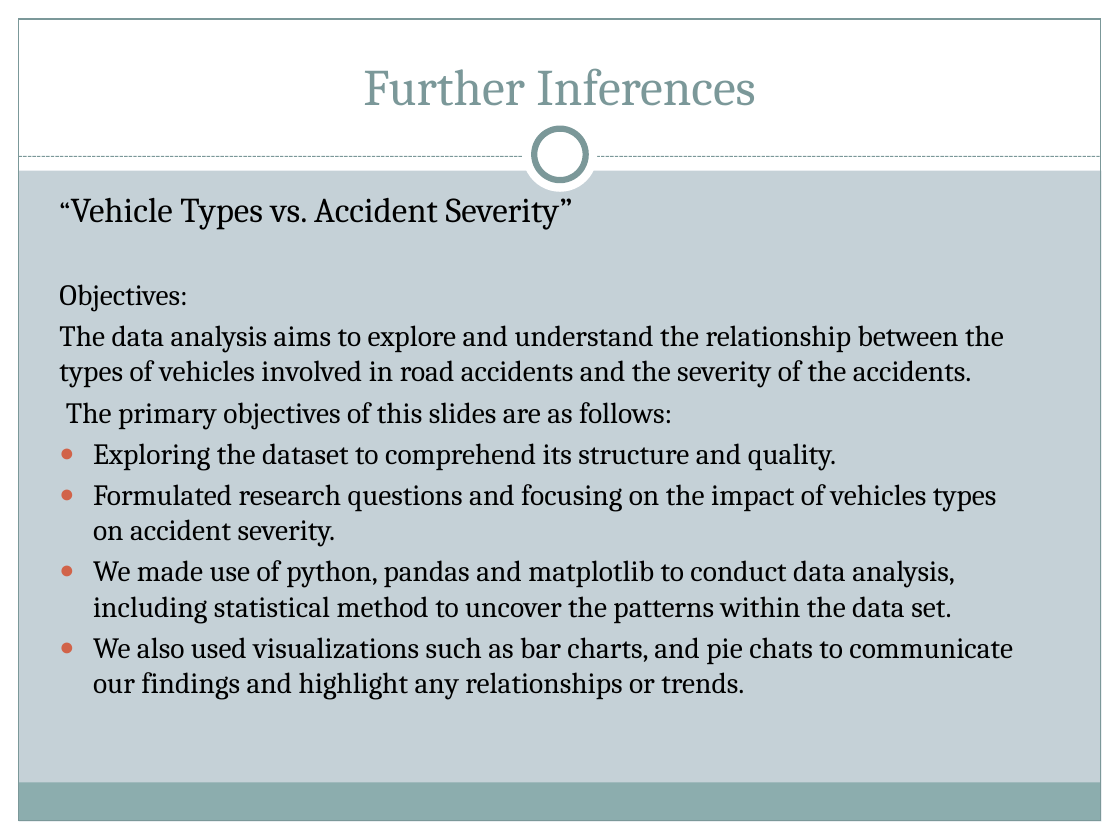
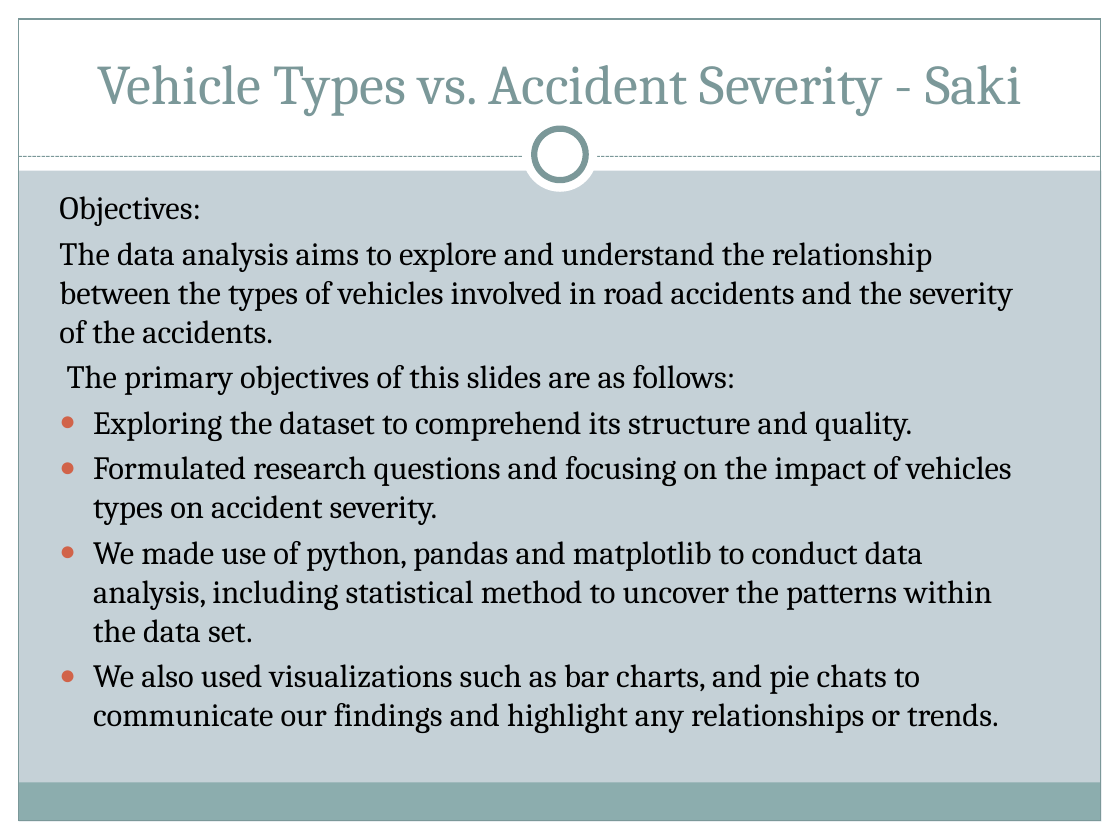
Before and after one commit to HabibR101/Project_1, a slide deck: slide 19 of Car Accidents Data Analysis.pptx. Drawn at 1120x840 pixels with LibreOffice and Linux fonts; fonts in the diff are those of the drawing. Boxes give left, top, right and bottom in pixels: in the first picture for what was removed or moved away, otherwise in the second. Text is boxed around its words. In the diff, an @@ line names an element or a change of style, - is before the commit and + after.

```diff
--- a/Car Accidents Data Analysis.pptx
+++ b/Car Accidents Data Analysis.pptx
@@ title at <box>97,65,1022,116</box>: text changed; size 33 to 36 pt @@
-Further Inferences
+Vehicle Types vs. Accident Severity - Saki
@@ text "Objectives:" at <box>59,196,1013,733</box>: size 18.9 to 20.9 pt @@
@@ text at <box>71,190,573,230</box>: paragraph removed @@
-“Vehicle Types vs. Accident Severity”
```
Also in this commit, not shown: 6 other slides changed, 5 slides added.
